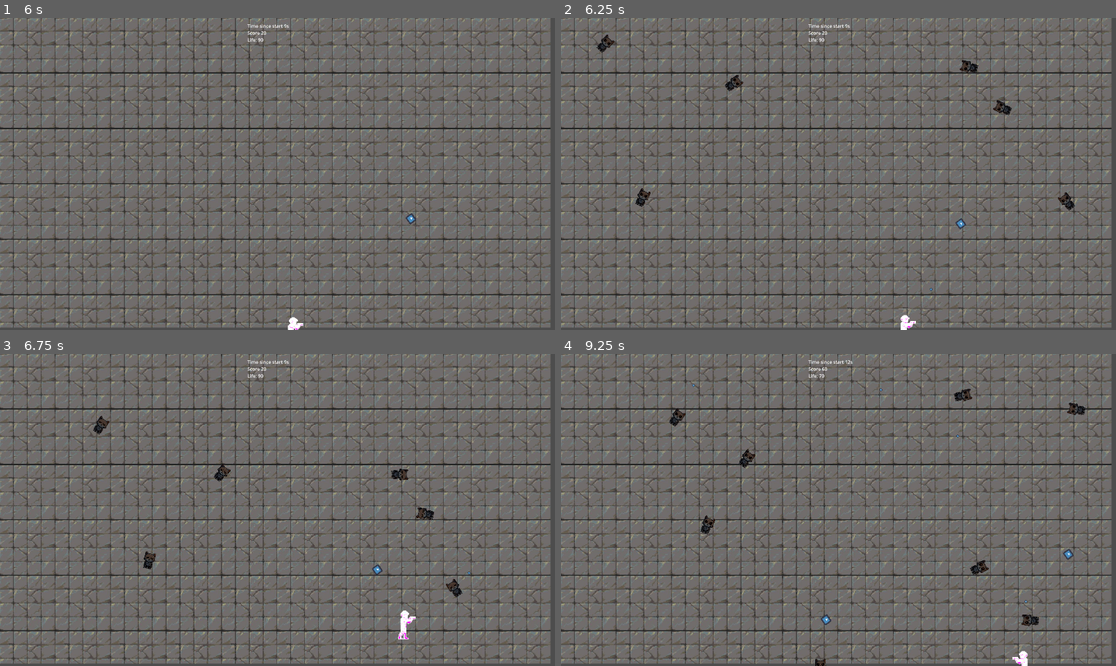
Above: before the commit, frames 1-4 (two rows, left to right).
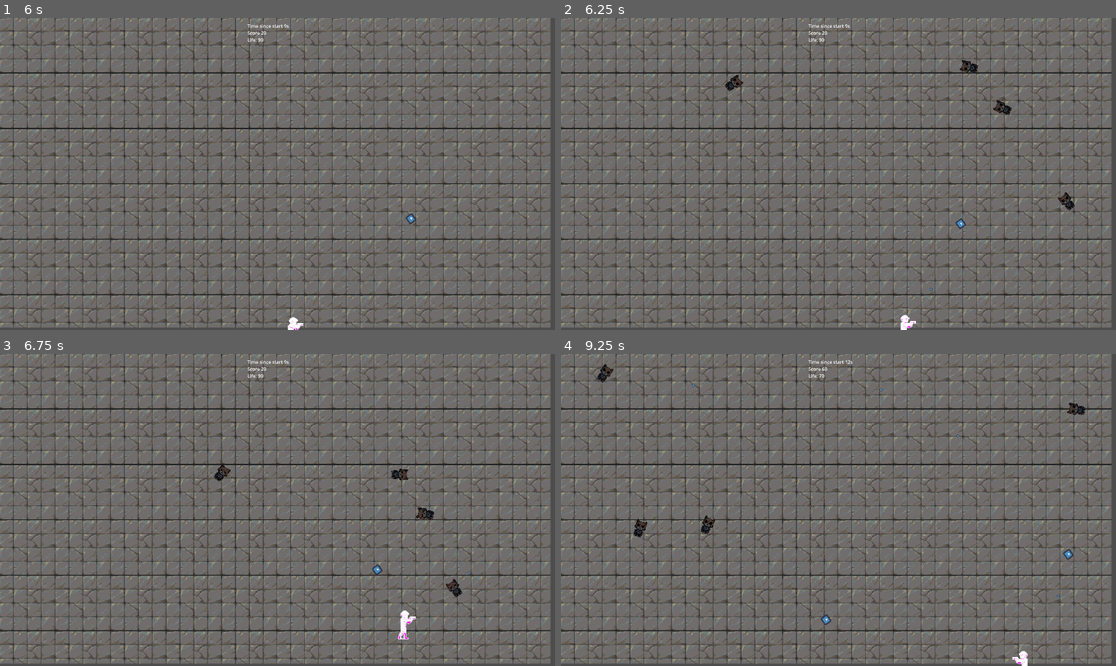
Above: after the commit, the same moments.

Repository: elVariable/gamejam
Game: Godot game, scene res://scenes/levels/main.tscn
Same seed, same stepped clock (60 frames per second), same inputs: the game is played once before the commit and once after it. The engine's default icon, where the game draws it, is replaced by a stand-in: a white triangle on a blue panel in a dark square.
Inputs:
- Up to frame 1 (6 s): tap Enter at 0.5 s; hold D (Right) 0.53-1.28 s; tap U (Fire0) at 0.6, 3.6 s; hold S (Down) 1.28-2.03 s; tap I (Fire1) at 1.35, 4.35 s; hold D (Right) 2.03-2.78 s; tap O (Fire2) at 2.1, 5.1 s; hold W (Up) 2.78-3.53 s; tap P (Fire3) at 2.85, 5.85 s; hold A (Left) 3.53-5.03 s; hold S (Down) 5.03-5.78 s; hold D (Right) from 5.78 s (still down)
- Up to frame 2 (6.25 s): keep holding D (Right)
- Up to frame 3 (6.75 s): release D (Right) at 6.53 s; hold W (Up) from 6.53 s (still down); tap U (Fire0) at 6.6 s
- Up to frame 4 (9.25 s): release W (Up) at 7.28 s; hold D (Right) 7.28-8.03 s; tap I (Fire1) at 7.35 s; hold S (Down) 8.03-8.78 s; tap O (Fire2) at 8.1 s; hold A (Left) from 8.78 s (still down); tap P (Fire3) at 8.85 s

Frame 1 is identical in both runs. In frame 2, 0.2% of the frame differs, in the area x 6-17%, y 5-61%; in frame 3, 0.2%; in frame 4, 0.7%, in the area x 6-90%, y 3-100%.

Commit message:
Compute enemy spawn based on difficulty

Diff:
--- a/scripts/main.gd
+++ b/scripts/main.gd
@@ -12,7 +12,7 @@
 var last_enemy_spawn_time = 0
 var current_start_difficulty = 1
 var current_difficulty = 1
-var enemy_spawn_amount = 2
+
 var last_enemy_dificulty_increase_timer = 0
 var next_enemy_dificulty_increase = 5
 
@@ -38,16 +38,24 @@
 func update_enemy_difficulty(delta):
     if last_enemy_dificulty_increase_timer > next_enemy_dificulty_increase:
         current_difficulty += 1
-        enemy_spawn_amount += 2 * current_difficulty
         last_enemy_dificulty_increase_timer = 0
         next_enemy_dificulty_increase = next_enemy_dificulty_increase * 1.3
     else:
         last_enemy_dificulty_increase_timer += delta
 
+func get_enemy_spawn_amount(
+    difficulty: float,
+    type: String = "",
+):
+    var enemy_spawn_amount = pow(2, current_difficulty)
+    print(enemy_spawn_amount)
+    return enemy_spawn_amount
+
 func enemy_spawner(delta):
     if last_enemy_spawn_time < enemy_spawn_timer:
         last_enemy_spawn_time += delta
     else:
+        var enemy_spawn_amount = get_enemy_spawn_amount(current_difficulty)
         for i in range(enemy_spawn_amount):
             var enemy_instance = enemy_scene.instantiate()
             add_child(enemy_instance)
